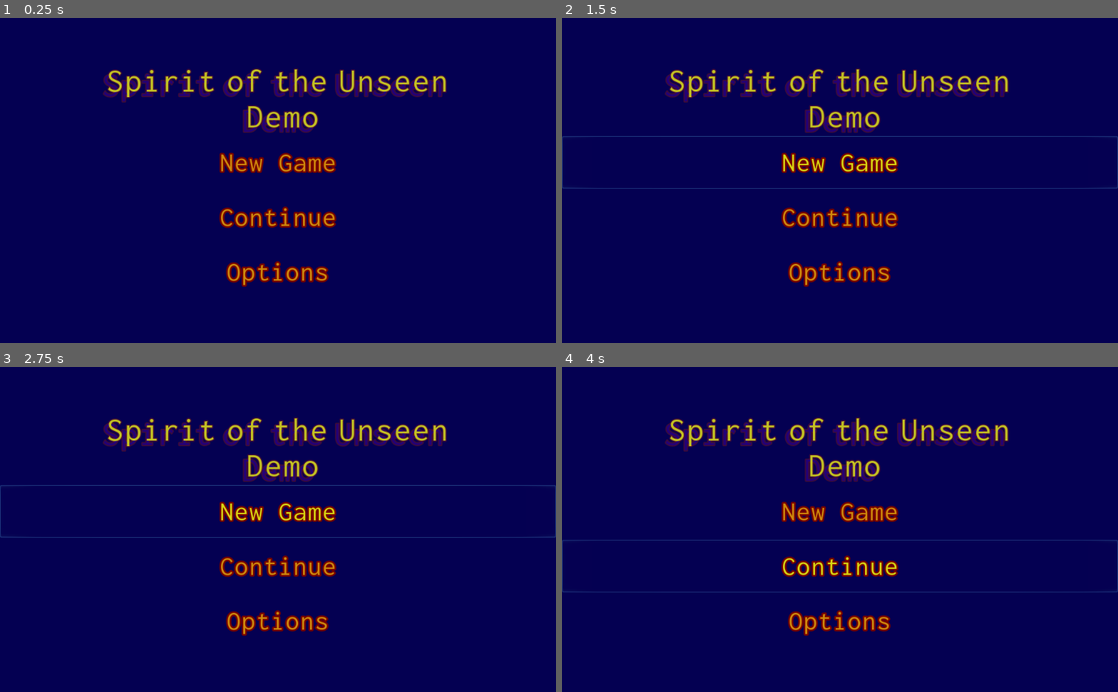
Above: before the commit, frames 1-4 (two rows, left to right).
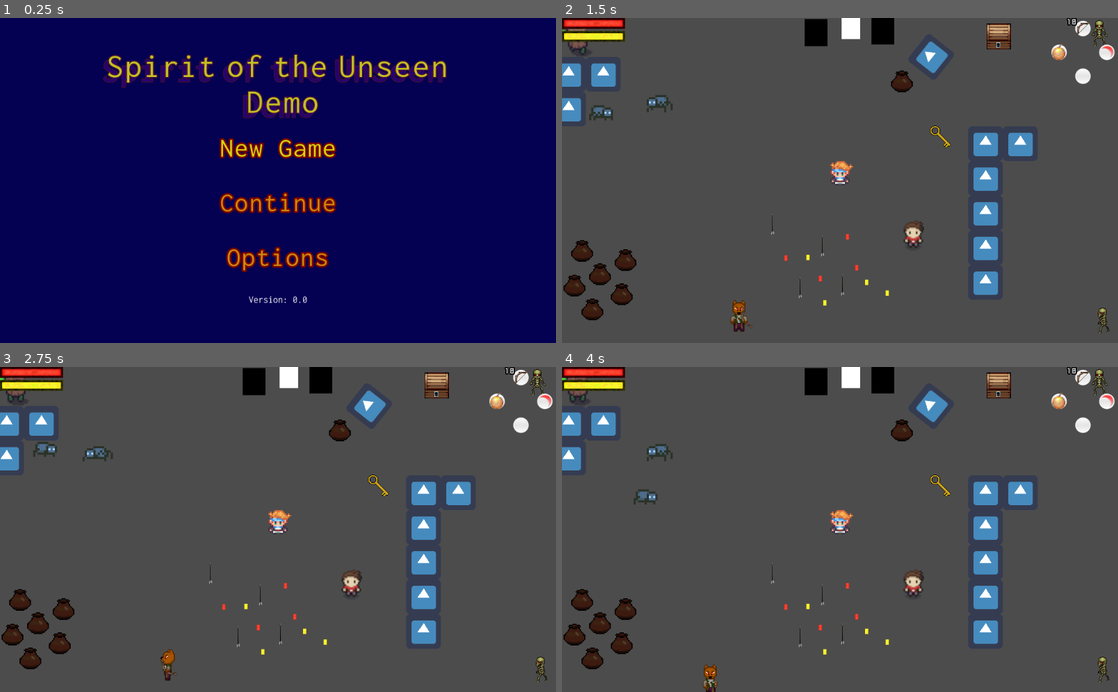
Above: after the commit, the same moments.

Repository: THESTICK16/Spirit-of-the-Unseen-prototype
Game: Godot game, scene res://UI/MainMenu/MainMenu.tscn
The game is run twice, just before and just after one commit, with the same random seed, the same clock (stepped at 60 frames per second) and the same inputs. This scene is started directly instead of the project's main scene. The engine's default icon, where the game draws it, is replaced by a stand-in: a white triangle on a blue panel in a dark square.
Inputs (mouse positions are in pixels of both pictures, inside the frame that each line leads up to):
- Up to frame 1 (0.25 s): no input
- Up to frame 2 (1.5 s): click "Options" at 0.5 s; click "New Game" at 1.25 s
- Up to frame 3 (2.75 s): click (278, 510) at 2 s, where only the run before the commit has a clickable "New Game"
- Up to frame 4 (4 s): click (840, 565) at 2.75 s, where only the run before the commit has a clickable "Continue"; click (840, 565) at 3.5 s, where only the run before the commit has a clickable "Continue"

The runs differ from the first frame. In frame 1, 11% of the frame differs, in the area x 18-81%, y 10-88%; in frame 2, 100%, in the area x 0-100%, y 0-100%; in frame 3, 100%; in frame 4, 100%.

Commit message:
Further implementation of MainMenu scene. Added code to load scenes on button presses. Left to do, fix error where pressing 'a' presses all buttons and not just the one selected'

Diff:
--- /dev/null
+++ b/UI/MainMenu/MainMenu.gd
@@ -0,0 +1,15 @@
+extends CanvasLayer
+
+onready var new_game_button = $MainMenu/VBoxContainer/HBoxContainer/Buttons/NewGameMenuButton
+onready var buttons = $MainMenu/VBoxContainer/HBoxContainer/Buttons.get_children()
+
+func _ready():
+	new_game_button.grab_focus()
+	for button in buttons:
+		button.connect("pressed", self, "button_pressed", [button.path_to_scene_to_load])
+
+func button_pressed(next_scene_path : String):
+	get_tree().change_scene(next_scene_path) #FIXME implement the pseudo code below with a transition scene
+#	var next_scene = load(next_scene_path)
+# while loading this scene, play the transition effect
+# Better yet, load the new scene in the transition scene
--- a/UI/MainMenu/MainMenu.tscn
+++ b/UI/MainMenu/MainMenu.tscn
@@ -1,7 +1,27 @@
-[gd_scene load_steps=4 format=2]
+[gd_scene load_steps=6 format=2]
 
 [ext_resource path="res://Assets/Fonts/Inconsolata/static/Inconsolata/Inconsolata-Regular.ttf" type="DynamicFontData" id=1]
 [ext_resource path="res://UI/MainMenu/MenuButton.tscn" type="PackedScene" id=2]
+
+[sub_resource type="GDScript" id=3]
+script/source = "extends CanvasLayer
+
+onready var new_game_button = $MainMenu/VBoxContainer/HBoxContainer/Buttons/NewGameMenuButton
+onready var buttons = $MainMenu/VBoxContainer/HBoxContainer/Buttons.get_children()
+
+func _ready():
+	new_game_button.grab_focus()
+	for button in buttons:
+		button.connect(\"pressed\", self, \"button_pressed\", [button.path_to_scene_to_load])
+
+func button_pressed(next_scene_path : String):
+	#This is being called for every button when 'a' is pressed as set in the shortcut but not for UI accept. Find out why
+	var eat_the_error = get_tree().change_scene(next_scene_path) #FIXME implement the pseudo code below with a transition scene
+#	var next_scene = load(next_scene_path)
+# while loading this scene, play the transition effect
+# Better yet, load the new scene in the transition scene
+
+"
 
 [sub_resource type="DynamicFont" id=1]
 size = 62
@@ -11,19 +31,26 @@
 extra_spacing_space = -16
 font_data = ExtResource( 1 )
 
-[node name="MainMenu" type="Control"]
+[sub_resource type="DynamicFont" id=2]
+size = 18
+font_data = ExtResource( 1 )
+
+[node name="MainMenu" type="CanvasLayer"]
+script = SubResource( 3 )
+
+[node name="MainMenu" type="Control" parent="."]
 anchor_right = 1.0
 anchor_bottom = 1.0
 __meta__ = {
 "_edit_use_anchors_": false
 }
 
-[node name="Background" type="ColorRect" parent="."]
+[node name="Background" type="ColorRect" parent="MainMenu"]
 anchor_right = 1.0
 anchor_bottom = 1.0
 color = Color( 0.0196078, 0, 0.32549, 1 )
 
-[node name="VBoxContainer" type="VBoxContainer" parent="."]
+[node name="VBoxContainer" type="VBoxContainer" parent="MainMenu"]
 anchor_right = 1.0
 anchor_bottom = 1.0
 alignment = 1
@@ -31,10 +58,10 @@
 "_edit_use_anchors_": false
 }
 
-[node name="LogoLabel" type="Label" parent="VBoxContainer"]
-margin_top = 82.0
+[node name="LogoLabel" type="Label" parent="MainMenu/VBoxContainer"]
+margin_top = 55.0
 margin_right = 1024.0
-margin_bottom = 214.0
+margin_bottom = 187.0
 rect_min_size = Vector2( 924, 90 )
 custom_colors/font_color = Color( 0.772549, 0.764706, 0.137255, 1 )
 custom_colors/font_color_shadow = Color( 0.145098, 0, 0.470588, 1 )
@@ -51,31 +78,42 @@
 "_editor_description_": "Make a TextureRect once a logo has been created and add here"
 }
 
-[node name="HBoxContainer" type="HBoxContainer" parent="VBoxContainer"]
-margin_top = 218.0
+[node name="HBoxContainer" type="HBoxContainer" parent="MainMenu/VBoxContainer"]
+margin_top = 191.0
 margin_right = 1024.0
-margin_bottom = 518.0
+margin_bottom = 491.0
 rect_min_size = Vector2( 924, 300 )
 size_flags_horizontal = 3
 
-[node name="Buttons" type="VBoxContainer" parent="VBoxContainer/HBoxContainer"]
+[node name="Buttons" type="VBoxContainer" parent="MainMenu/VBoxContainer/HBoxContainer"]
 margin_right = 1024.0
 margin_bottom = 300.0
 size_flags_horizontal = 3
 size_flags_vertical = 3
 
-[node name="NewGameMenuButton" parent="VBoxContainer/HBoxContainer/Buttons" instance=ExtResource( 2 )]
+[node name="NewGameMenuButton" parent="MainMenu/VBoxContainer/HBoxContainer/Buttons" instance=ExtResource( 2 )]
 margin_right = 1024.0
 margin_bottom = 97.0
 text = "New Game"
+path_to_scene_to_load = "res://TestResources/TestRoom.tscn"
 
-[node name="ContinueMenuButton" parent="VBoxContainer/HBoxContainer/Buttons" instance=ExtResource( 2 )]
+[node name="ContinueMenuButton" parent="MainMenu/VBoxContainer/HBoxContainer/Buttons" instance=ExtResource( 2 )]
 margin_top = 101.0
 margin_right = 1024.0
 margin_bottom = 198.0
 text = "Continue"
 
-[node name="OptionsMenuButton" parent="VBoxContainer/HBoxContainer/Buttons" instance=ExtResource( 2 )]
+[node name="OptionsMenuButton" parent="MainMenu/VBoxContainer/HBoxContainer/Buttons" instance=ExtResource( 2 )]
 margin_top = 202.0
 margin_right = 1024.0
 text = "Options"
+
+[node name="VersionLabel" type="Label" parent="MainMenu/VBoxContainer"]
+margin_top = 495.0
+margin_right = 1024.0
+margin_bottom = 545.0
+rect_min_size = Vector2( 300, 50 )
+custom_fonts/font = SubResource( 2 )
+text = "Version: 0.0"
+align = 1
+valign = 1
--- /dev/null
+++ b/UI/MainMenu/MenuButton.gd
@@ -0,0 +1,3 @@
+extends Button
+
+export var path_to_scene_to_load : String
--- a/UI/MainMenu/MenuButton.tscn
+++ b/UI/MainMenu/MenuButton.tscn
@@ -1,6 +1,15 @@
-[gd_scene load_steps=2 format=2]
+[gd_scene load_steps=6 format=2]
 
 [ext_resource path="res://Assets/Fonts/Inconsolata/Inscolata_50_(Menu_Button).tres" type="DynamicFont" id=1]
+[ext_resource path="res://UI/MainMenu/MenuButton.gd" type="Script" id=2]
+
+[sub_resource type="StyleBoxEmpty" id=3]
+
+[sub_resource type="InputEventAction" id=1]
+action = "a"
+
+[sub_resource type="ShortCut" id=2]
+shortcut = SubResource( 1 )
 
 [node name="MenuButton" type="Button"]
 margin_right = 307.0
@@ -12,8 +21,11 @@
 custom_colors/font_color_hover = Color( 0.85098, 0.839216, 0.0705882, 1 )
 custom_colors/font_color_pressed = Color( 1, 1, 1, 1 )
 custom_fonts/font = ExtResource( 1 )
+custom_styles/focus = SubResource( 3 )
+shortcut = SubResource( 2 )
 text = "Menu Option"
 flat = true
+script = ExtResource( 2 )
 __meta__ = {
 "_edit_use_anchors_": false
 }
